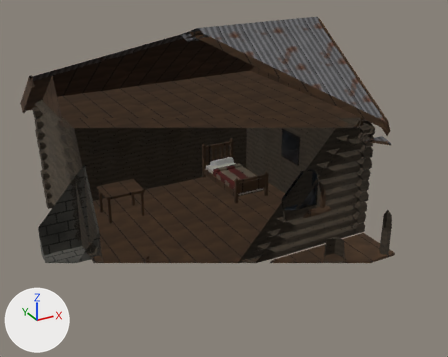
Renders of the glTF model models/cabin.glb from each side of a commit.
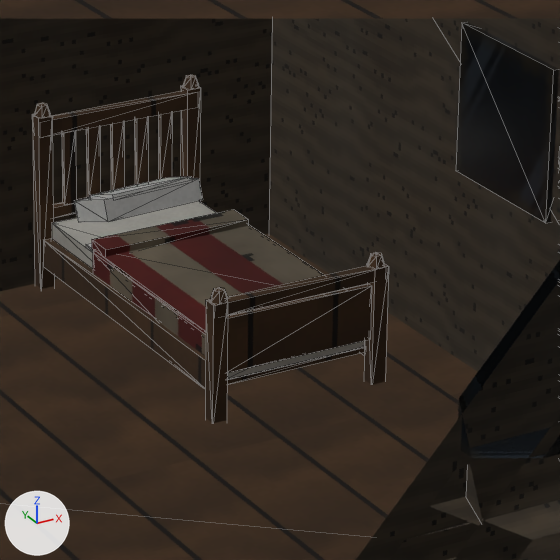
There are two pictures of each version: one whole from a camera (50 mm lens) standing at (-6.26, -12.76, 7.39) and looking at (0.08, -1.24, 1.63), one close up on the part from 44% to 67% of the width and 35% to 64% of the height. The axes (+X, +Y, +Z) are drawn at lower left. The lights are the same throughout. The first two pictures are the older version. The close-ups show mesh edges as thin lines. Everything nearer to the camera than a plane just in front of the edit is cut away. Objects named as collision shapes, trigger or cutter boxes, shadow casters or lower levels of detail are left out. Vertices at exactly the same position are counted once.

Names of what the first close-up shows: 'detail', 'props-col', 'shell-col'.
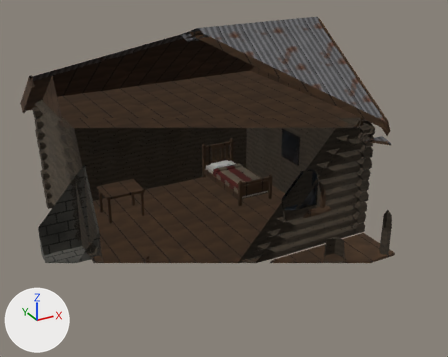
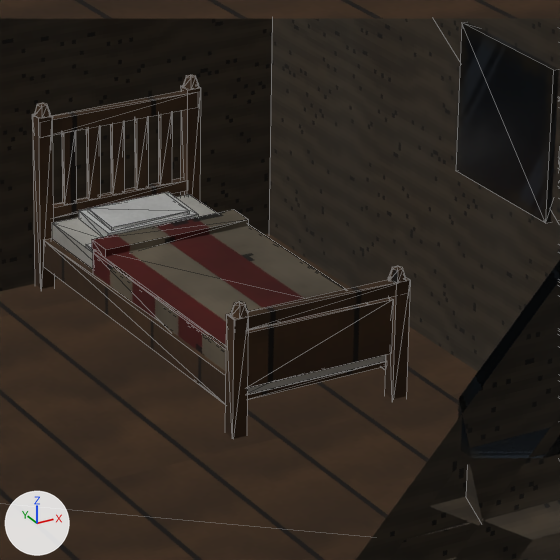
Patch to the scene script:
```diff
--- a/models/cabin.glb.py
+++ b/models/cabin.glb.py
@@ me_props_col @@
 me_props_col.from_pydata(...)  # 288 vertices, 440 faces; spans x -2.1..2.7, y -1.9..2.3, z 0.0..1.11
 # used by ob_props_col; location = (0.0, 0.0, 0.0)
-me_props_col.vertices[264].co = (1.51, 1.82, 0.55)  # pixel (108, 221)
-me_props_col.vertices[265].co = (1.51, 1.87, 0.66)  # pixel (104, 199)
-me_props_col.vertices[266].co = (1.49, 2.18, 0.55)  # pixel (74, 200)
-me_props_col.vertices[267].co = (1.49, 2.14, 0.44)  # pixel (78, 222)
-me_props_col.vertices[268].co = (2.09, 2.17, 0.44)
-me_props_col.vertices[269].co = (2.09, 2.22, 0.55)
-me_props_col.vertices[270].co = (2.11, 1.9, 0.66)  # pixel (198, 178)
-me_props_col.vertices[271].co = (2.11, 1.86, 0.55)  # pixel (202, 199)
-me_props_col.vertices[272].co = (1.57, 1.87, 0.65)  # pixel (113, 200)
-me_props_col.vertices[273].co = (1.57, 1.88, 0.68)  # pixel (112, 194)
-me_props_col.vertices[274].co = (1.55, 2.12, 0.59)  # pixel (89, 195)
-me_props_col.vertices[275].co = (1.55, 2.11, 0.56)
-me_props_col.vertices[276].co = (2.05, 2.14, 0.56)
-me_props_col.vertices[277].co = (2.05, 2.15, 0.59)  # pixel (167, 177)
-me_props_col.vertices[278].co = (2.07, 1.91, 0.68)  # pixel (191, 176)
-me_props_col.vertices[279].co = (2.07, 1.9, 0.65)  # pixel (192, 181)
+# me_props_col part 1: the loose piece of 8 vertices spanning x 1.29..1.37, y 0.3..0.38, z 0.0..0.7 is moved by (0.0, -0.2, 0.0)
+# me_props_col part 2: the loose piece of 12 vertices spanning x 1.29..1.39, y 0.3..0.38, z 0.7..0.76 is moved by (0.0, -0.2, 0.0)
+# me_props_col part 3: the loose piece of 8 vertices spanning x 2.23..2.31, y 0.3..0.38, z 0.0..0.7 is moved by (0.0, -0.2, 0.0)
+# me_props_col part 4: the loose piece of 12 vertices spanning x 2.21..2.31, y 0.3..0.38, z 0.7..0.76 is moved by (0.0, -0.2, 0.0)
+# me_props_col part 5: the loose piece of 8 vertices spanning x 1.3..2.3, y 0.31..0.37, z 0.62..0.69 is moved by (0.0, -0.2, 0.0)
+# me_props_col part 6: the loose piece of 8 vertices spanning x 1.37..2.23, y 0.32..0.35, z 0.3..0.6 is moved by (0.0, -0.2, 0.0)
+# me_props_col part 7: all 28 vertices in x 1.32..2.29, y 0.38..0.41, z 0.18..0.47 are moved by (0.0, -0.2, 0.0)
+# me_props_col part 8
+me_props_col.vertices[264].co = (1.52, 1.85, 0.42)
+me_props_col.vertices[265].co = (1.52, 1.85, 0.47)  # pixel (108, 233)
+me_props_col.vertices[266].co = (1.52, 2.19, 0.49)  # pixel (78, 210)
+me_props_col.vertices[267].co = (1.52, 2.19, 0.44)  # pixel (78, 218)
+me_props_col.vertices[268].co = (2.08, 2.19, 0.44)
+me_props_col.vertices[269].co = (2.08, 2.19, 0.49)  # pixel (168, 191)
+me_props_col.vertices[270].co = (2.08, 1.85, 0.47)  # pixel (198, 214)
+me_props_col.vertices[271].co = (2.08, 1.85, 0.42)
+me_props_col.vertices[272].co = (1.56, 1.88, 0.47)  # pixel (111, 230)
+me_props_col.vertices[273].co = (1.56, 1.88, 0.49)  # pixel (111, 227)
+me_props_col.vertices[274].co = (1.56, 2.16, 0.5)  # pixel (87, 208)
+me_props_col.vertices[275].co = (1.56, 2.16, 0.48)  # pixel (87, 211)
+me_props_col.vertices[276].co = (2.04, 2.16, 0.48)
+me_props_col.vertices[277].co = (2.04, 2.16, 0.5)  # pixel (164, 192)
+me_props_col.vertices[278].co = (2.04, 1.88, 0.49)  # pixel (189, 210)
+me_props_col.vertices[279].co = (2.04, 1.88, 0.47)  # pixel (189, 214)
 me_props_col.materials.append(mat_planks)
```

Location of each change, [x1, y1, x2, y2] in pixels of the close-ups (560 x 560 px; the box of a moved part takes in the faces that stretch with it):
'props-col', reshaped: before [32, 75, 389, 423]; after [32, 75, 410, 439]
part 1 of me_props_col, moved or reshaped: before [205, 299, 228, 423]; after [225, 313, 248, 439]
part 2 of me_props_col, moved or reshaped: before [210, 287, 228, 305]; after [231, 301, 248, 319]
part 3 of me_props_col, moved or reshaped: before [364, 263, 389, 385]; after [385, 277, 410, 399]
part 4 of me_props_col, moved or reshaped: before [367, 252, 384, 269]; after [388, 266, 406, 283]
part 5 of me_props_col, moved or reshaped: before [227, 266, 374, 315]; after [248, 279, 396, 330]
part 6 of me_props_col, moved or reshaped: before [227, 284, 372, 373]; after [247, 297, 393, 388]
part 7 of me_props_col, moved or reshaped: before [43, 201, 365, 389]; after [43, 194, 386, 404]
part 8 of me_props_col, moved or reshaped: before [74, 176, 203, 222]; after [79, 192, 198, 237]
